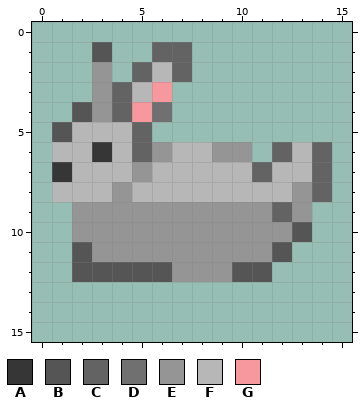
Pixel-art sprite -- combat_system/sprites/spr_bunny/48c1bd6b-12f3-4237-98cb-9e113571cdc2.png. The first picture shows the starting point.
The file is 16x16 pixels.
Palette (. is transparent): A #363636  B #555555  C #636363  D #707070  E #959595  F #b7b7b7  G #f6989d
And afterwards:
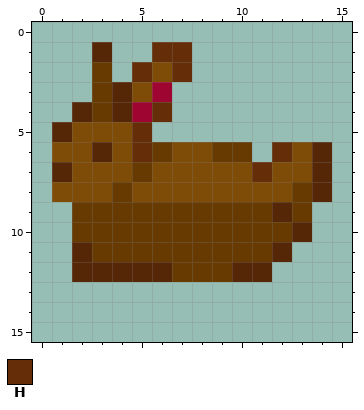
Colours new in this view: H #662e08
Change:
Colour B changes from #555555 to #562707.
Colour E changes from #959595 to #663a00.
Colour F changes from #b7b7b7 to #7f4c07.
Colour G changes from #f6989d to #9e0631.
The author changed colour A to colour B in row 6 at x 3; in row 7 at x 1.
The author changed colour C to colour B in rows 3 to 4 at x 4; in rows 6 to 8 at x 14; in row 9 at x 12.
The author changed colour C to colour H in row 1 at x 6 to 7; in row 2 at x 5 and 7; in row 5 at x 5; in row 6 at x 5 and 12; in row 7 at x 11.
The author changed colour D to colour H in row 4 at x 6.
Boxes around the changes in both pictures, in picture pixels (x1, y1, x2, y2):
changed: (52, 42, 332, 282)
